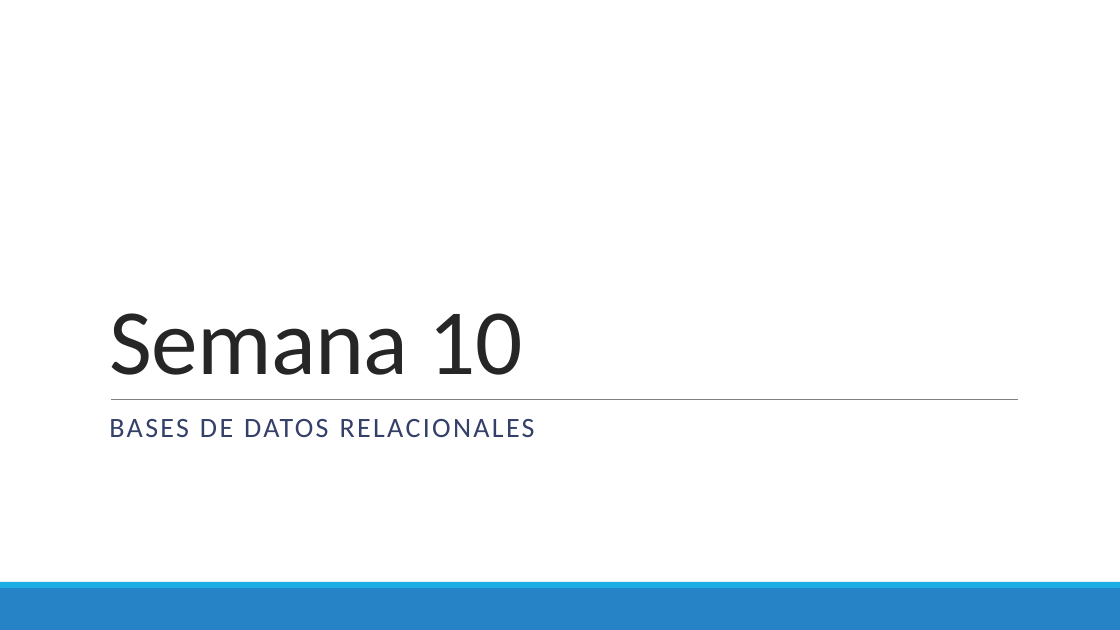
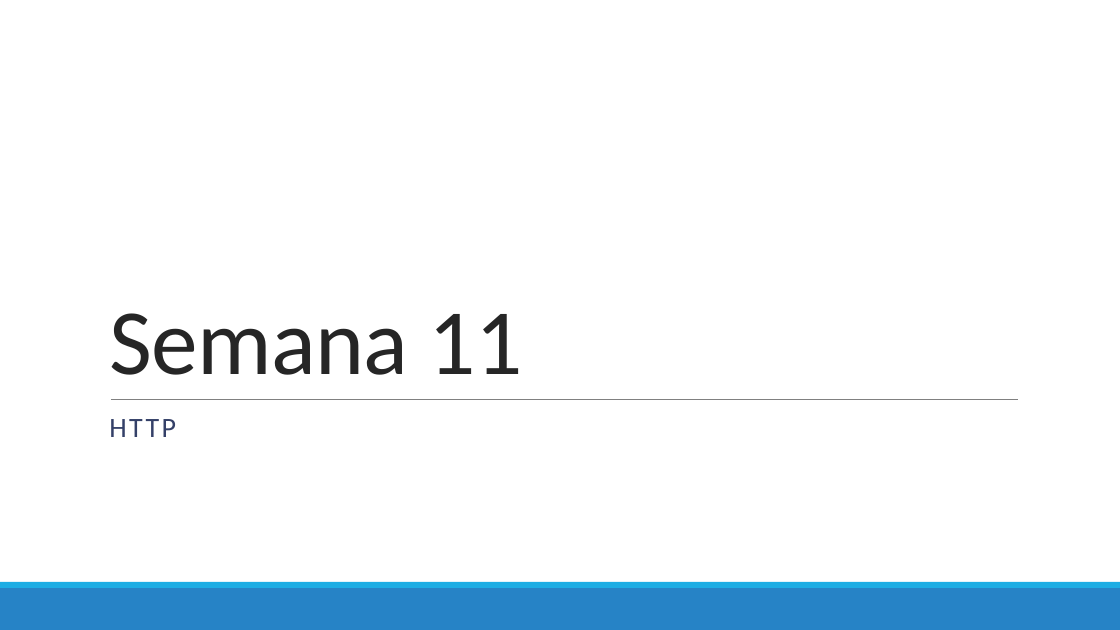
Before and after one commit to Domiciano/ProgramRed192, a slide deck: slide 1 of Clase11/Presentación.pptx. Drawn at 1120x630 pixels with LibreOffice and Linux fonts; fonts in the diff are those of the drawing. Boxes give left, top, right and bottom in pixels: in the first picture for what was removed or moved away, otherwise in the second. Text is boxed around its words. In the diff, an @@ line names an element or a change of style, - is before the commit and + after.

```diff
--- a/Clase11/Presentación.pptx
+++ b/Clase11/Presentación.pptx
@@ title at <box>109,313,523,375</box>: text changed @@
-Semana 10
+Semana 11
@@ subtitle at <box>109,419,176,437</box>: text changed @@
-BASES DE DATOS RELACIONALES
+HTTP
```
Also in this commit, not shown: 1 slide removed.
